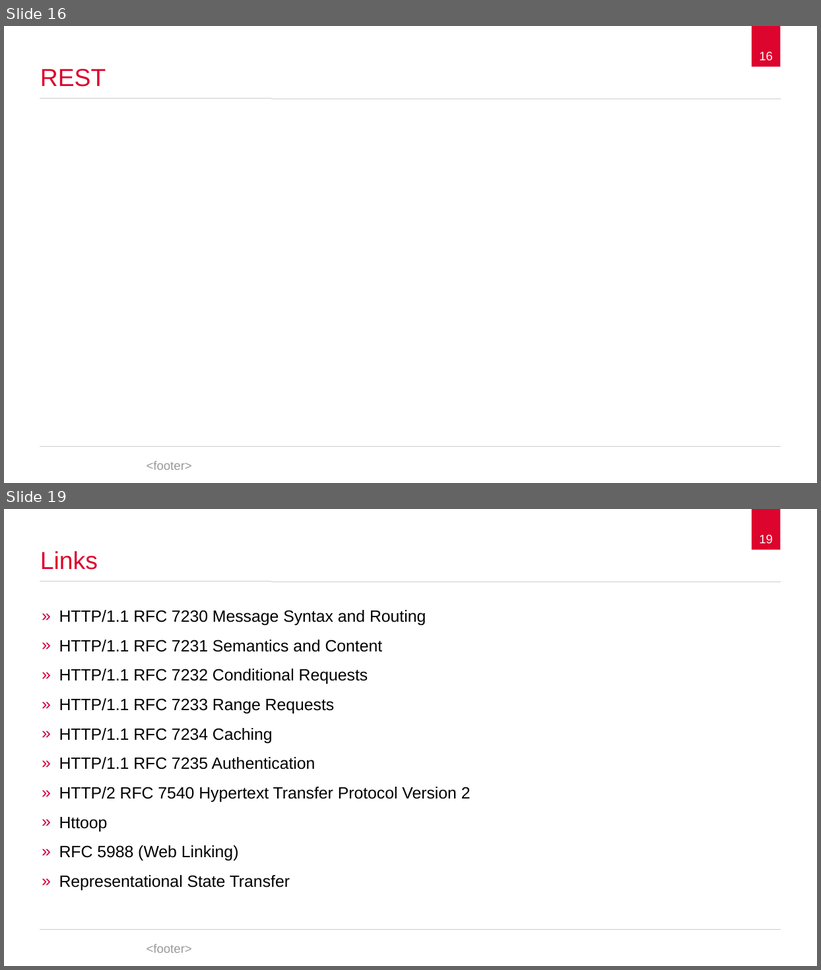
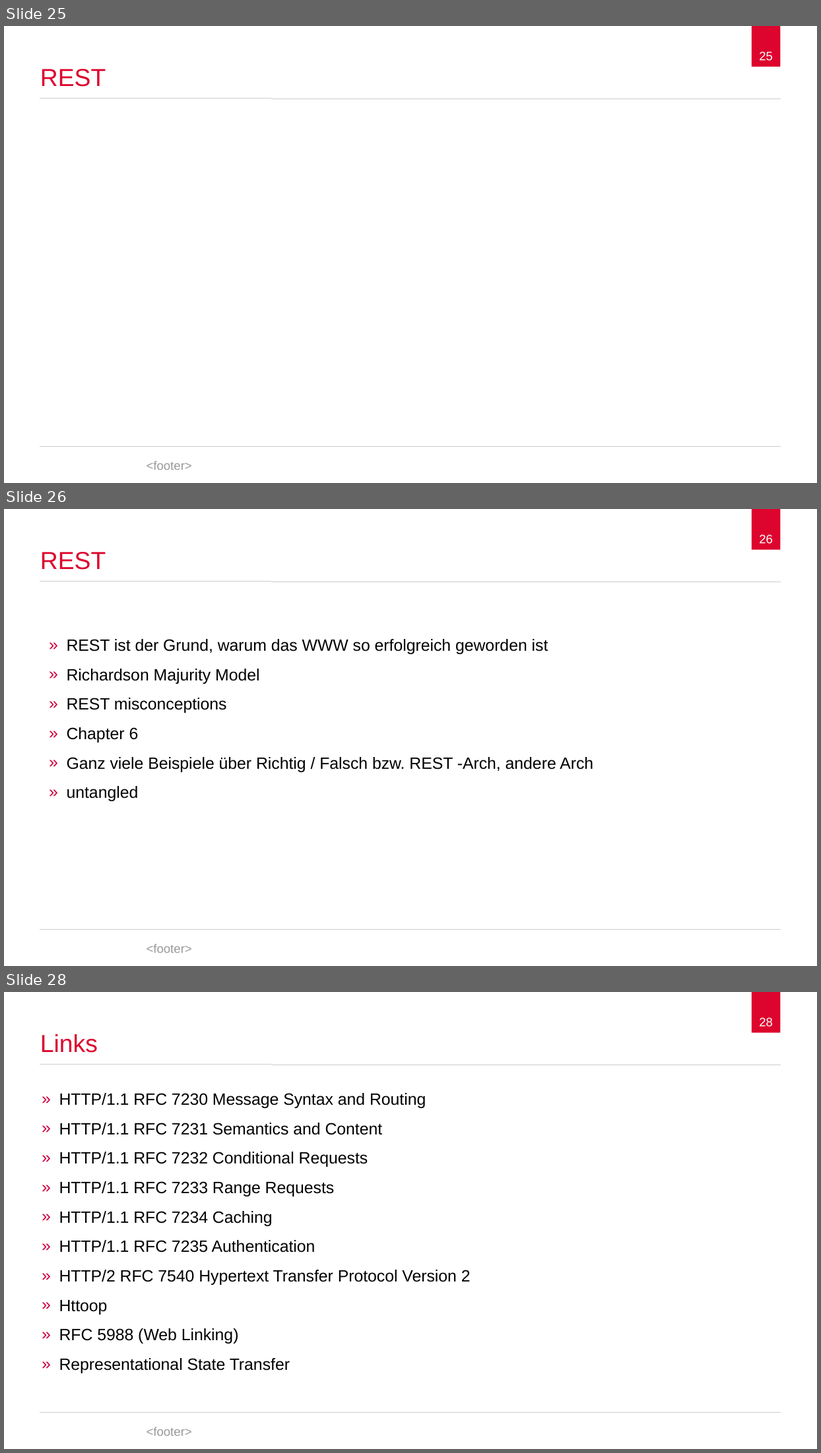
Before and after one commit to spaceone/presentations, a slide deck: representational-state-transfer/representational-state-transfer.odp. Shown one above the other, each under a label of ours: slides 16 and 19 before the commit, slides 25, 26 and 28 after it; the slides between them are not shown. The pictures are 821x970 and 821x1453 pixels, drawn with LibreOffice and Linux fonts; fonts in the diff are those of the drawing; background and template pictures are left out. Boxes give left, top, right and bottom in pixels: in the first picture for what was removed or moved away, otherwise in the second. Text is boxed around its words. In the diff, an @@ line names an element or a change of style, - is before the commit and + after.

Commit message:
Make skeleton for REST presentation

```diff
--- a/representational-state-transfer/representational-state-transfer.odp
+++ b/representational-state-transfer/representational-state-transfer.odp
@@ slide 26 added at (x1=4, y1=509, x2=817, y2=966), background #FFFFFF; not listed: 5 template elements that a slide beside it also shows @@
@@ title added at (x1=40, y1=552, x2=106, y2=570), 24 pt, text #DD042D @@
+REST
@@ text added at (x1=67, y1=639, x2=593, y2=801), 16 pt, text #000000 @@
+» REST ist der Grund, warum das WWW so erfolgreich geworden ist
+» Richardson Majurity Model
+» REST misconceptions
+» Chapter 6
+» Ganz viele Beispiele über Richtig / Falsch bzw. REST -Arch, andere Arch
+» untangled
@@ what was slide 16 is now slide 25 @@
@@ page number at (x1=759, y1=52, x2=773, y2=60): text changed @@
-16
+25
@@ what was slide 19 is now slide 28 @@
@@ page number at (x1=759, y1=1018, x2=773, y2=1026): text changed @@
-19
+28
```
Also in this commit, not shown: 13 slides changed, 9 other slides added, 1 slide removed.
